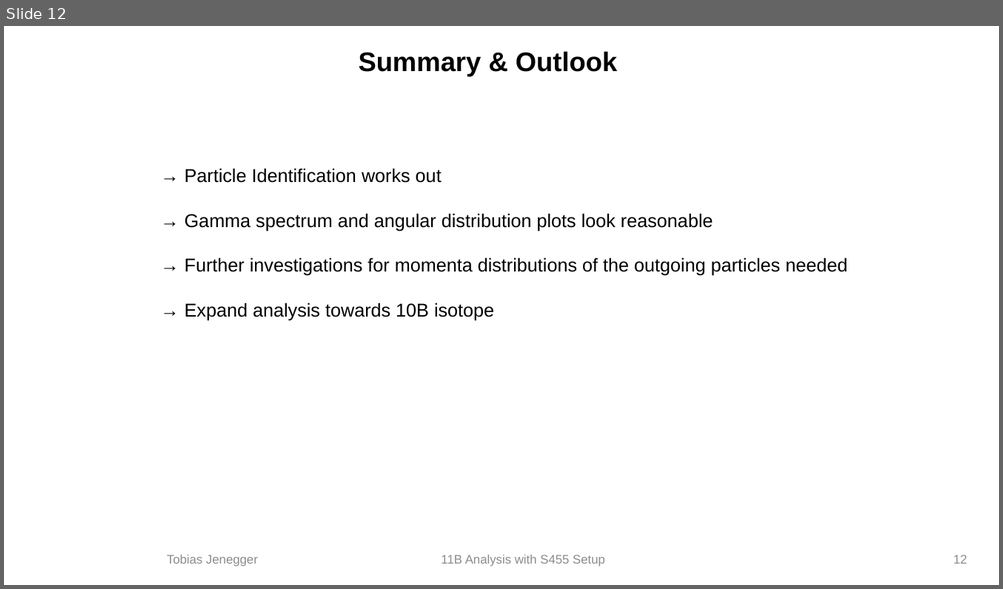
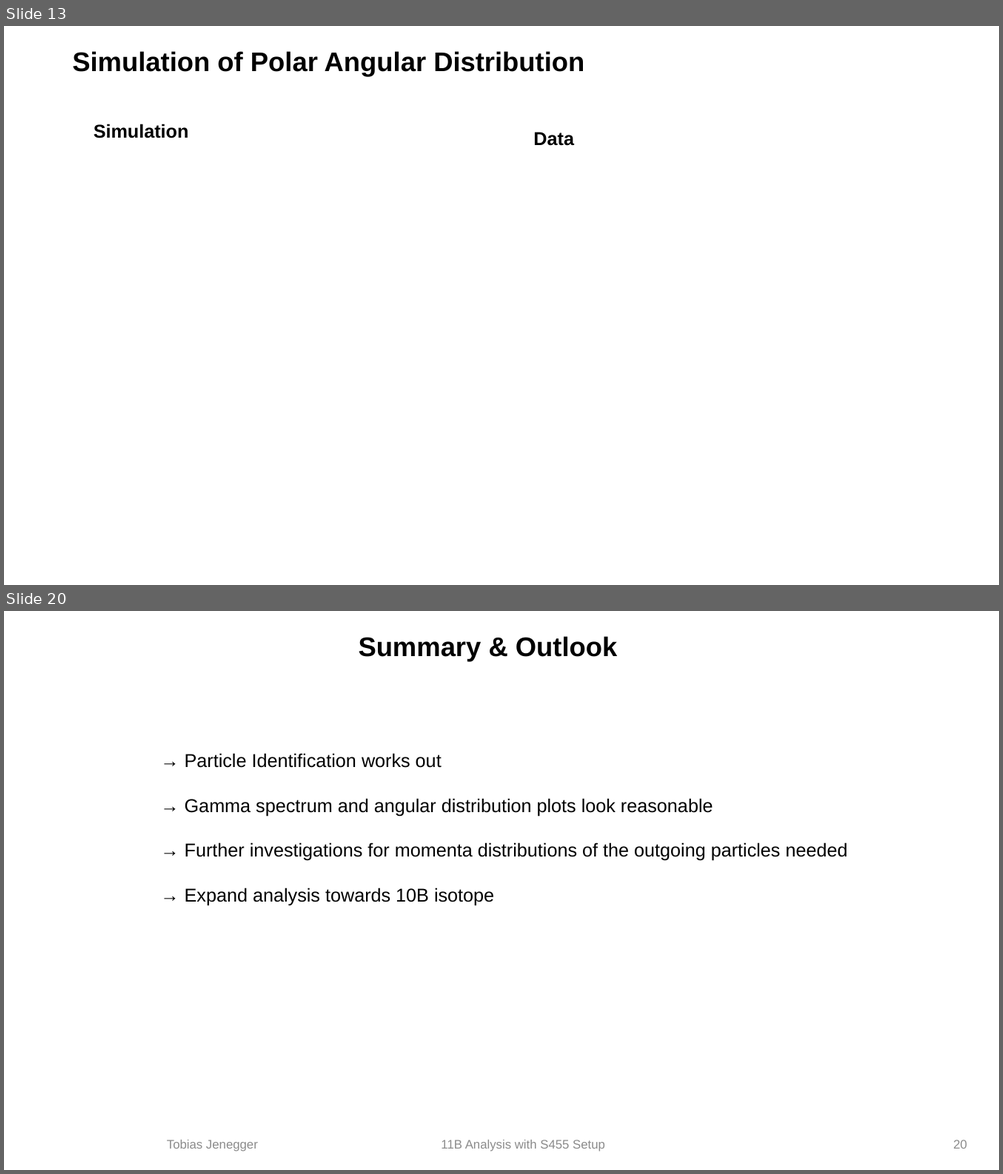
Before and after one commit to jenegger/r3b_wg, a slide deck: r3b_presentation.odp. Shown one above the other, each under a label of ours: slide 12 before the commit, slides 13 and 20 after it; the slides between them are not shown. The pictures are 1003x589 and 1003x1174 pixels, drawn with LibreOffice and Linux fonts; fonts in the diff are those of the drawing; background and template pictures are left out. Boxes give left, top, right and bottom in pixels: in the first picture for what was removed or moved away, otherwise in the second. Text is boxed around its words. In the diff, an @@ line names an element or a change of style, - is before the commit and + after.

```diff
--- a/r3b_presentation.odp
+++ b/r3b_presentation.odp
@@ slide 13 added at [4,26,999,585], background #FFFFFF @@
@@ title added at [72,51,584,77], 26 pt, text #000000, bold @@
+Simulation of Polar Angular Distribution
@@ text added at [94,124,189,138], 18 pt, text #000000, bold @@
+Simulation
@@ text added at [533,132,574,146], 18 pt, text #000000, bold @@
+Data
@@ what was slide 12 is now slide 20 @@
@@ page number at [953,1140,967,1149]: text changed @@
-12
+20
```
Also in this commit, not shown: 1 slide changed, 7 other slides added, 1 other file.
